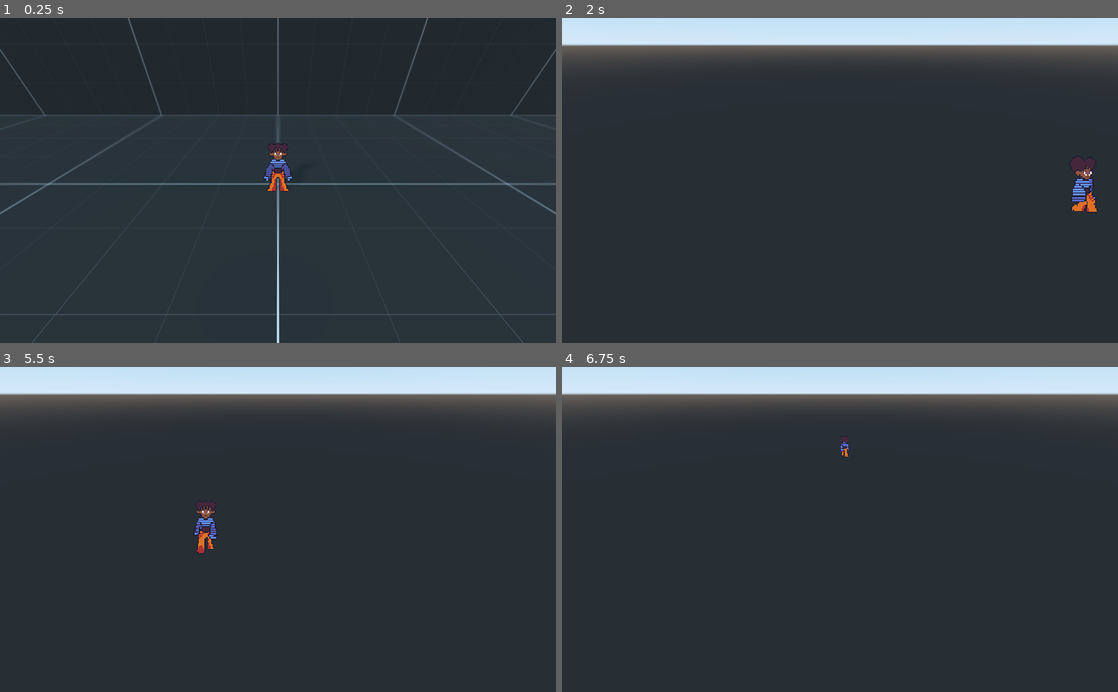
Above: before the commit, frames 1-4 (two rows, left to right).
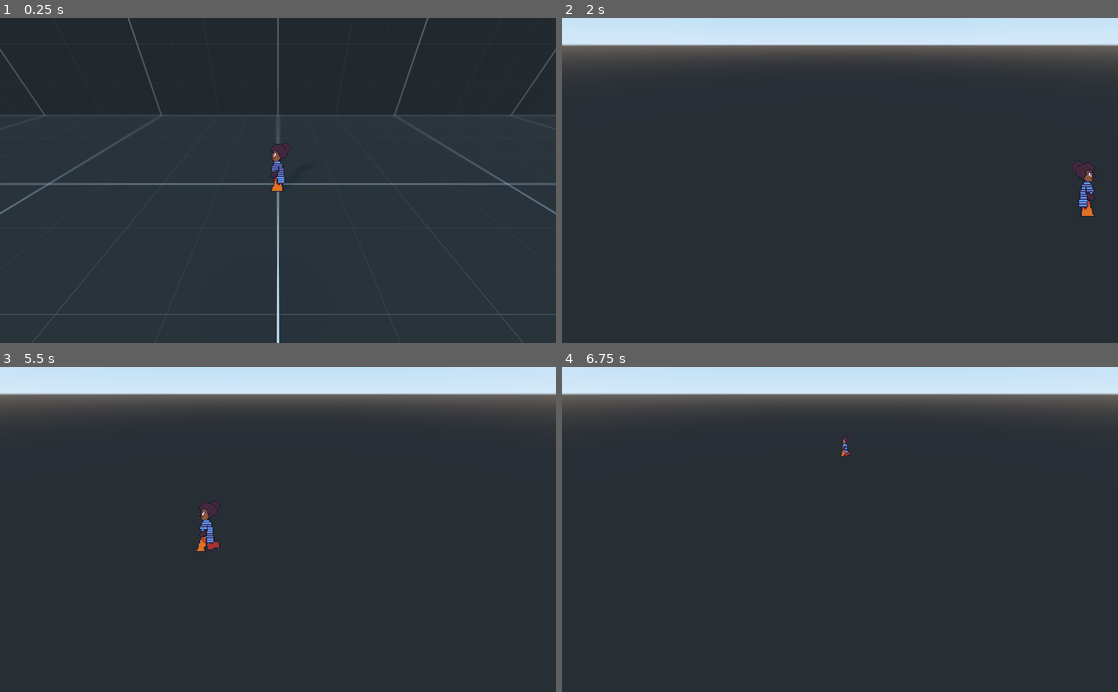
Above: after the commit, the same moments.

Repository: mozes-lol/dec-2022-chrono-arcana
Game: Godot game, scene res://2.5DMapPrototype.tscn
Two runs of this game, one before a commit and one after it. Both use one fixed random seed, a clock stepped at 60 frames per second and the inputs below. This scene is started directly instead of the project's main scene.
Inputs (mouse positions are in pixels of both pictures, inside the frame that each line leads up to):
- Up to frame 1 (0.25 s): no input
- Up to frame 2 (2 s): move the mouse to (962, 164) at 0.52 s; hold D (move_right) 0.53-1.28 s; hold Shift (shift) 0.53-1.28 s; move the mouse to (728, 196) at 1.27 s; hold S (move_down) from 1.28 s (still down); tap Shift (shift) at 1.35 s
- Up to frame 3 (5.5 s): move the mouse to (333, 458) at 2.02 s; release S (move_down) at 2.03 s; hold D (move_right) 2.03-2.78 s; hold Shift (shift) 2.03-2.78 s; tap Space (space) at 2.1, 3.5, 4.35, 5 s; tap Enter at 2.75, 4.25 s; move the mouse to (250, 594) at 2.77 s; hold W (move_up) 2.78-3.53 s; tap Shift (shift) at 2.85, 4.55 s; move the mouse to (444, 578) at 3.52 s; hold Shift (shift) 3.53-4.28 s; hold A (move_left) 3.53-5.03 s; move the mouse to (111, 480) at 4.27 s; move the mouse to (305, 529) at 5.02 s; hold S (move_down) from 5.03 s (still down); hold Shift (shift) from 5.03 s (still down)
- Up to frame 4 (6.75 s): move the mouse to (756, 448) at 5.77 s; release S (move_down) at 5.78 s; release Shift (shift) at 5.78 s; hold D (move_right) 5.78-6.53 s; tap Shift (shift) at 5.85 s; move the mouse to (962, 513) at 6.52 s; hold W (move_up) from 6.53 s (still down); hold Shift (shift) from 6.53 s (still down); tap Space (space) at 6.6 s

The runs differ from the first frame. In frame 1, 0.4% of the frame differs, in the area x 47-53%, y 38-54%; in frame 2, 0.5%, in the area x 91-97%, y 42-61%; in frame 3, 0.3%; in frame 4, less than 0.1%.
Error before the commit: Invalid set index 'speed_scale' (on base: 'AnimatedSprite3D') with value of type 'float'. (res://2.5DPlayerTest.gd:224)
Error after the commit: Invalid set index 'speed_scale' (on base: 'AnimatedSprite3D') with value of type 'float'. (res://2.5DPlayerTest.gd:225)

Commit message:
Remove All Animations Other Than Left And Right
I basically removed the AnimationTree node altogether and just flip the sprite depending on the direction of the character. The sprite flipping will be useful for the combat animations implemented later in development.

(P.S: Forget the my placeholder animations. What we have right now should suffice until we get the proper sprites.)

Diff:
--- a/2.5DPlayerTest.gd
+++ b/2.5DPlayerTest.gd
@@ -158,27 +158,28 @@
 		else:
 			play_anim(false)
 
-	if velocity.x != 0 and velocity.z == 0:
+	if velocity.x != 0 or velocity.z != 0:
 		if velocity.x < 0:
-			state_machine.travel("left")
-		else:
-			state_machine.travel("right")
-	elif velocity.z != 0 and velocity.x == 0:
-		if velocity.z > 0:
-			state_machine.travel("up")
-		else:
-			state_machine.travel("down")
-	elif velocity.x && velocity.z != 0:
-		if velocity.z > 0:
-			if velocity.x < 0:
-				state_machine.travel("upleft")
-			else:
-				state_machine.travel("upright")
-		else:
-			if velocity.x < 0:
-				state_machine.travel("downleft")
-			else:
-				state_machine.travel("downright")
+			$AnimatedSprite.flip_h = true
+		else:
+			$AnimatedSprite.flip_h = false
+# We only need the left and right animations.
+#	elif velocity.z != 0 and velocity.x == 0:
+#		if velocity.z > 0:
+#			state_machine.travel("up")
+#		else:
+#			state_machine.travel("down")
+#	elif velocity.x && velocity.z != 0:
+#		if velocity.z > 0:
+#			if velocity.x < 0:
+#				state_machine.travel("upleft")
+#			else:
+#				state_machine.travel("upright")
+#		else:
+#			if velocity.x < 0:
+#				state_machine.travel("downleft")
+#			else:
+#				state_machine.travel("downright")
 
 
 func dash():
--- a/2.5DPlayerTest.tscn
+++ b/2.5DPlayerTest.tscn
@@ -17,38 +17,38 @@
 [ext_resource path="res://player-prototype/prototype-assets/Cecile_PlayerA/Cecil-FQ-4.png" type="Texture" id=15]
 [ext_resource path="res://player-prototype/prototype-assets/Cecile_PlayerA/Cecil-BQ-1-3.png" type="Texture" id=16]
 
-[sub_resource type="SpriteFrames" id=2]
+[sub_resource type="SpriteFrames" id=1]
 animations = [ {
+"frames": [ ExtResource( 10 ), ExtResource( 13 ), ExtResource( 10 ), ExtResource( 3 ) ],
+"loop": true,
+"name": "right",
+"speed": 10.0
+}, {
+"frames": [ ExtResource( 12 ), ExtResource( 7 ), ExtResource( 12 ), ExtResource( 6 ) ],
+"loop": true,
+"name": "up",
+"speed": 10.0
+}, {
 "frames": [ ExtResource( 1 ), ExtResource( 4 ), ExtResource( 1 ), ExtResource( 11 ) ],
 "loop": true,
 "name": "down",
+"speed": 10.0
+}, {
+"frames": [ ExtResource( 16 ), ExtResource( 9 ), ExtResource( 16 ), ExtResource( 5 ) ],
+"loop": true,
+"name": "upright",
 "speed": 10.0
 }, {
 "frames": [ ExtResource( 14 ), ExtResource( 8 ), ExtResource( 14 ), ExtResource( 15 ) ],
 "loop": true,
 "name": "downright",
 "speed": 10.0
-}, {
-"frames": [ ExtResource( 10 ), ExtResource( 13 ), ExtResource( 10 ), ExtResource( 3 ) ],
-"loop": true,
-"name": "right",
-"speed": 10.0
-}, {
-"frames": [ ExtResource( 12 ), ExtResource( 7 ), ExtResource( 12 ), ExtResource( 6 ) ],
-"loop": true,
-"name": "up",
-"speed": 10.0
-}, {
-"frames": [ ExtResource( 16 ), ExtResource( 9 ), ExtResource( 16 ), ExtResource( 5 ) ],
-"loop": true,
-"name": "upright",
-"speed": 10.0
 } ]
 
-[sub_resource type="BoxShape" id=1]
+[sub_resource type="BoxShape" id=2]
 extents = Vector3( 1, 1, 0.554851 )
 
-[sub_resource type="Animation" id=53]
+[sub_resource type="Animation" id=3]
 length = 0.001
 tracks/0/type = "value"
 tracks/0/path = NodePath("AnimatedSprite:animation")
@@ -322,112 +322,27 @@
 "values": [ false, false ]
 }
 
-[sub_resource type="AnimationNodeAnimation" id=15]
-animation = "down"
-
-[sub_resource type="AnimationNodeAnimation" id=16]
-animation = "downleft"
-
-[sub_resource type="AnimationNodeAnimation" id=17]
-animation = "downright"
-
-[sub_resource type="AnimationNodeAnimation" id=18]
+[sub_resource type="AnimationNodeAnimation" id=13]
 animation = "left"
 
-[sub_resource type="AnimationNodeAnimation" id=19]
-animation = "look_around"
-
-[sub_resource type="AnimationNodeAnimation" id=20]
+[sub_resource type="AnimationNodeAnimation" id=14]
 animation = "right"
 
-[sub_resource type="AnimationNodeAnimation" id=21]
-animation = "up"
-
-[sub_resource type="AnimationNodeAnimation" id=22]
-animation = "upleft"
-
-[sub_resource type="AnimationNodeAnimation" id=23]
-animation = "upright"
-
-[sub_resource type="AnimationNodeStateMachineTransition" id=24]
+[sub_resource type="AnimationNodeStateMachineTransition" id=15]
 switch_mode = 2
 
-[sub_resource type="AnimationNodeStateMachineTransition" id=25]
+[sub_resource type="AnimationNodeStateMachineTransition" id=16]
 switch_mode = 2
 
-[sub_resource type="AnimationNodeStateMachineTransition" id=26]
-switch_mode = 2
-
-[sub_resource type="AnimationNodeStateMachineTransition" id=27]
-switch_mode = 2
-
-[sub_resource type="AnimationNodeStateMachineTransition" id=28]
-switch_mode = 2
-
-[sub_resource type="AnimationNodeStateMachineTransition" id=29]
-switch_mode = 2
-
-[sub_resource type="AnimationNodeStateMachineTransition" id=30]
-switch_mode = 2
-
-[sub_resource type="AnimationNodeStateMachineTransition" id=31]
-switch_mode = 2
-
-[sub_resource type="AnimationNodeStateMachineTransition" id=32]
-switch_mode = 2
-
-[sub_resource type="AnimationNodeStateMachineTransition" id=33]
-switch_mode = 2
-
-[sub_resource type="AnimationNodeStateMachineTransition" id=34]
-switch_mode = 2
-
-[sub_resource type="AnimationNodeStateMachineTransition" id=35]
-switch_mode = 2
-
-[sub_resource type="AnimationNodeStateMachineTransition" id=36]
-switch_mode = 2
-
-[sub_resource type="AnimationNodeStateMachineTransition" id=37]
-switch_mode = 2
-
-[sub_resource type="AnimationNodeStateMachineTransition" id=38]
-switch_mode = 2
-
-[sub_resource type="AnimationNodeStateMachineTransition" id=39]
-switch_mode = 2
-
-[sub_resource type="AnimationNodeStateMachineTransition" id=40]
-switch_mode = 2
-auto_advance = true
-
-[sub_resource type="AnimationNodeStateMachineTransition" id=41]
-switch_mode = 2
-
-[sub_resource type="AnimationNodeStateMachine" id=51]
-states/down/node = SubResource( 15 )
-states/down/position = Vector2( 453, 181 )
-states/downleft/node = SubResource( 16 )
-states/downleft/position = Vector2( 314, 181 )
-states/downright/node = SubResource( 17 )
-states/downright/position = Vector2( 604, 181 )
-states/left/node = SubResource( 18 )
-states/left/position = Vector2( 314, 101 )
-states/look_around/node = SubResource( 19 )
-states/look_around/position = Vector2( 453, 270.384 )
-states/right/node = SubResource( 20 )
+[sub_resource type="AnimationNodeStateMachine" id=17]
+states/left/node = SubResource( 13 )
+states/left/position = Vector2( 359, 101 )
+states/right/node = SubResource( 14 )
 states/right/position = Vector2( 604, 101 )
-states/up/node = SubResource( 21 )
-states/up/position = Vector2( 453, 35 )
-states/upleft/node = SubResource( 22 )
-states/upleft/position = Vector2( 314, 35 )
-states/upright/node = SubResource( 23 )
-states/upright/position = Vector2( 604, 35 )
-transitions = [ "down", "downright", SubResource( 24 ), "downright", "right", SubResource( 25 ), "right", "upright", SubResource( 26 ), "upright", "up", SubResource( 27 ), "up", "upright", SubResource( 28 ), "upright", "right", SubResource( 29 ), "right", "downright", SubResource( 30 ), "downright", "down", SubResource( 31 ), "down", "downleft", SubResource( 32 ), "downleft", "down", SubResource( 33 ), "downleft", "left", SubResource( 34 ), "left", "downleft", SubResource( 35 ), "left", "upleft", SubResource( 36 ), "upleft", "left", SubResource( 37 ), "upleft", "up", SubResource( 38 ), "up", "upleft", SubResource( 39 ), "look_around", "down", SubResource( 40 ), "down", "look_around", SubResource( 41 ) ]
-start_node = "down"
-graph_offset = Vector2( -193.748, 27.4635 )
-
-[sub_resource type="AnimationNodeStateMachinePlayback" id=52]
+transitions = [ "left", "right", SubResource( 15 ), "right", "left", SubResource( 16 ) ]
+graph_offset = Vector2( -203.748, 14.4635 )
+
+[sub_resource type="AnimationNodeStateMachinePlayback" id=18]
 
 [node name="25DPlayerTest" type="KinematicBody"]
 transform = Transform( 1, 0, 0, 0, 1, 0, 0, 0, 1, 0, 0.999536, 0 )
@@ -437,8 +352,8 @@
 transform = Transform( 4.384, 0, 0, 0, 3.59116, -0.573577, 0, 2.51456, 0.819152, 0, -0.154, 0 )
 use_in_baked_light = true
 alpha_cut = 2
-frames = SubResource( 2 )
-animation = "down"
+frames = SubResource( 1 )
+animation = "right"
 
 [node name="Sprite3D" type="Sprite3D" parent="."]
 transform = Transform( 4.38375, 0, 0, 0, 3.59096, -0.573576, 0, 2.51441, 0.819152, 0, -0.154142, 0 )
@@ -460,22 +375,22 @@
 one_shot = true
 
 [node name="AnimationPlayer" type="AnimationPlayer" parent="."]
-anims/RESET = SubResource( 53 )
-anims/down = SubResource( 42 )
-anims/downleft = SubResource( 43 )
-anims/downright = SubResource( 44 )
-anims/left = SubResource( 45 )
-anims/look_around = SubResource( 46 )
-anims/right = SubResource( 47 )
-anims/up = SubResource( 48 )
-anims/upleft = SubResource( 49 )
-anims/upright = SubResource( 50 )
+anims/RESET = SubResource( 3 )
+anims/down = SubResource( 4 )
+anims/downleft = SubResource( 5 )
+anims/downright = SubResource( 6 )
+anims/left = SubResource( 7 )
+anims/look_around = SubResource( 8 )
+anims/right = SubResource( 9 )
+anims/up = SubResource( 10 )
+anims/upleft = SubResource( 11 )
+anims/upright = SubResource( 12 )
 
 [node name="AnimationTree" type="AnimationTree" parent="."]
-tree_root = SubResource( 51 )
+tree_root = SubResource( 17 )
 anim_player = NodePath("../AnimationPlayer")
 active = true
-parameters/playback = SubResource( 52 )
+parameters/playback = SubResource( 18 )
 
 [connection signal="timeout" from="Dash_Length" to="." method="_on_Dash_Length_timeout"]
 [connection signal="timeout" from="Dash_Cooldown" to="." method="_on_Dash_Cooldown_timeout"]
--- a/player-prototype/leveldemo.tscn
+++ b/player-prototype/leveldemo.tscn
@@ -40,6 +40,9 @@
 margin_right = 3597.67
 margin_bottom = 3521.86
 color = Color( 0, 0, 0, 1 )
+__meta__ = {
+"_edit_use_anchors_": false
+}
 
 [node name="demomap" type="Sprite" parent="."]
 scale = Vector2( 4.50625, 4.29882 )
--- a/project.godot
+++ b/project.godot
@@ -26,36 +26,36 @@
 
 move_up={
 "deadzone": 0.5,
-"events": [ Object(InputEventKey,"resource_local_to_scene":false,"resource_name":"","device":0,"alt":false,"shift":false,"control":false,"meta":false,"command":false,"pressed":false,"scancode":87,"physical_scancode":0,"unicode":0,"echo":false,"script":null)
-, Object(InputEventKey,"resource_local_to_scene":false,"resource_name":"","device":0,"alt":false,"shift":false,"control":false,"meta":false,"command":false,"pressed":false,"scancode":16777232,"physical_scancode":0,"unicode":0,"echo":false,"script":null)
+"events": [ Object(InputEventKey,"resource_local_to_scene":false,"resource_name":"","device":0,"alt":false,"shift":false,"control":false,"meta":false,"command":false,"pressed":false,"scancode":87,"unicode":0,"echo":false,"script":null)
+, Object(InputEventKey,"resource_local_to_scene":false,"resource_name":"","device":0,"alt":false,"shift":false,"control":false,"meta":false,"command":false,"pressed":false,"scancode":16777232,"unicode":0,"echo":false,"script":null)
  ]
 }
 move_down={
 "deadzone": 0.5,
-"events": [ Object(InputEventKey,"resource_local_to_scene":false,"resource_name":"","device":0,"alt":false,"shift":false,"control":false,"meta":false,"command":false,"pressed":false,"scancode":83,"physical_scancode":0,"unicode":0,"echo":false,"script":null)
-, Object(InputEventKey,"resource_local_to_scene":false,"resource_name":"","device":0,"alt":false,"shift":false,"control":false,"meta":false,"command":false,"pressed":false,"scancode":16777234,"physical_scancode":0,"unicode":0,"echo":false,"script":null)
+"events": [ Object(InputEventKey,"resource_local_to_scene":false,"resource_name":"","device":0,"alt":false,"shift":false,"control":false,"meta":false,"command":false,"pressed":false,"scancode":83,"unicode":0,"echo":false,"script":null)
+, Object(InputEventKey,"resource_local_to_scene":false,"resource_name":"","device":0,"alt":false,"shift":false,"control":false,"meta":false,"command":false,"pressed":false,"scancode":16777234,"unicode":0,"echo":false,"script":null)
  ]
 }
 move_left={
 "deadzone": 0.5,
-"events": [ Object(InputEventKey,"resource_local_to_scene":false,"resource_name":"","device":0,"alt":false,"shift":false,"control":false,"meta":false,"command":false,"pressed":false,"scancode":65,"physical_scancode":0,"unicode":0,"echo":false,"script":null)
-, Object(InputEventKey,"resource_local_to_scene":false,"resource_name":"","device":0,"alt":false,"shift":false,"control":false,"meta":false,"command":false,"pressed":false,"scancode":16777231,"physical_scancode":0,"unicode":0,"echo":false,"script":null)
+"events": [ Object(InputEventKey,"resource_local_to_scene":false,"resource_name":"","device":0,"alt":false,"shift":false,"control":false,"meta":false,"command":false,"pressed":false,"scancode":65,"unicode":0,"echo":false,"script":null)
+, Object(InputEventKey,"resource_local_to_scene":false,"resource_name":"","device":0,"alt":false,"shift":false,"control":false,"meta":false,"command":false,"pressed":false,"scancode":16777231,"unicode":0,"echo":false,"script":null)
  ]
 }
 move_right={
 "deadzone": 0.5,
-"events": [ Object(InputEventKey,"resource_local_to_scene":false,"resource_name":"","device":0,"alt":false,"shift":false,"control":false,"meta":false,"command":false,"pressed":false,"scancode":68,"physical_scancode":0,"unicode":0,"echo":false,"script":null)
-, Object(InputEventKey,"resource_local_to_scene":false,"resource_name":"","device":0,"alt":false,"shift":false,"control":false,"meta":false,"command":false,"pressed":false,"scancode":16777233,"physical_scancode":0,"unicode":0,"echo":false,"script":null)
+"events": [ Object(InputEventKey,"resource_local_to_scene":false,"resource_name":"","device":0,"alt":false,"shift":false,"control":false,"meta":false,"command":false,"pressed":false,"scancode":68,"unicode":0,"echo":false,"script":null)
+, Object(InputEventKey,"resource_local_to_scene":false,"resource_name":"","device":0,"alt":false,"shift":false,"control":false,"meta":false,"command":false,"pressed":false,"scancode":16777233,"unicode":0,"echo":false,"script":null)
  ]
 }
 space={
 "deadzone": 0.5,
-"events": [ Object(InputEventKey,"resource_local_to_scene":false,"resource_name":"","device":0,"alt":false,"shift":false,"control":false,"meta":false,"command":false,"pressed":false,"scancode":32,"physical_scancode":0,"unicode":0,"echo":false,"script":null)
+"events": [ Object(InputEventKey,"resource_local_to_scene":false,"resource_name":"","device":0,"alt":false,"shift":false,"control":false,"meta":false,"command":false,"pressed":false,"scancode":32,"unicode":0,"echo":false,"script":null)
  ]
 }
 shift={
 "deadzone": 0.5,
-"events": [ Object(InputEventKey,"resource_local_to_scene":false,"resource_name":"","device":0,"alt":false,"shift":false,"control":false,"meta":false,"command":false,"pressed":false,"scancode":16777237,"physical_scancode":0,"unicode":0,"echo":false,"script":null)
+"events": [ Object(InputEventKey,"resource_local_to_scene":false,"resource_name":"","device":0,"alt":false,"shift":false,"control":false,"meta":false,"command":false,"pressed":false,"scancode":16777237,"unicode":0,"echo":false,"script":null)
  ]
 }
 
Not shown: 11 places in 2.5DPlayerTest.tscn that only renumber resources
